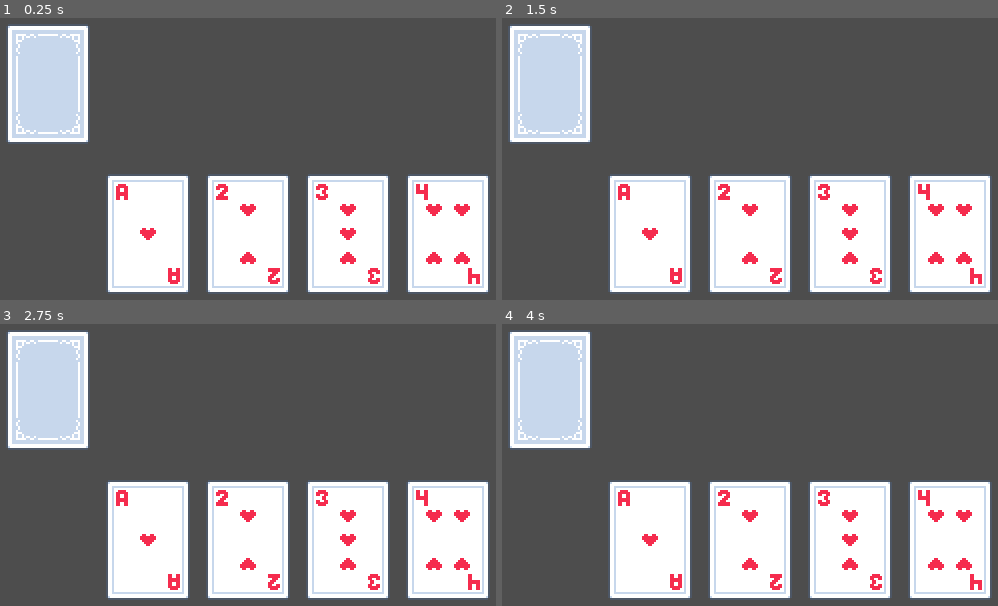
Above: before the commit, frames 1-4 (two rows, left to right).
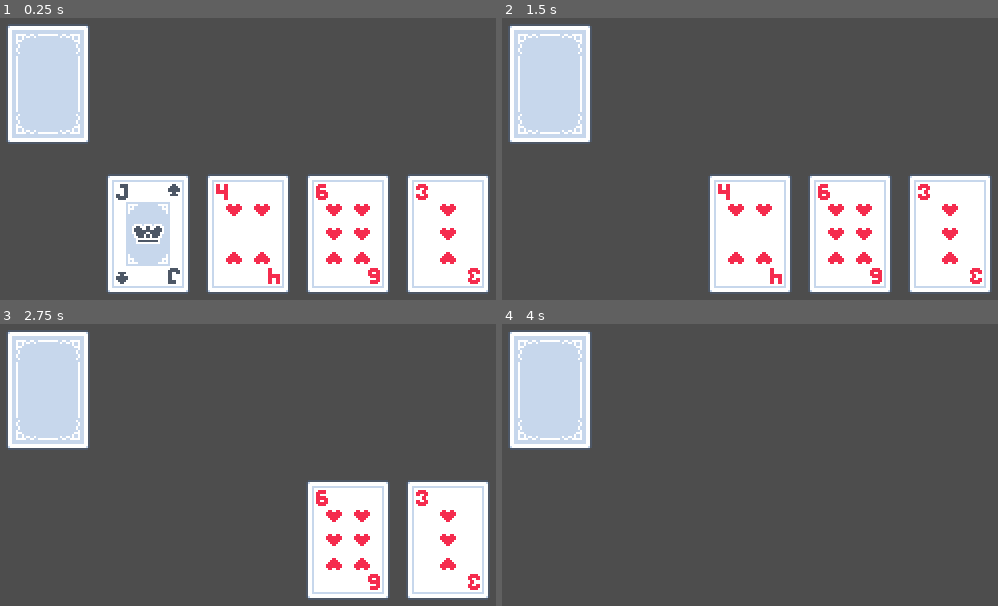
Above: after the commit, the same moments.

Repository: mateushhh/scoundrel
Game: Godot game, scene res://scenes/game.tscn
Two runs of this game, one before a commit and one after it. Both use one fixed random seed, a clock stepped at 60 frames per second and the inputs below.
Inputs (mouse positions are in pixels of both pictures, inside the frame that each line leads up to):
- Up to frame 1 (0.25 s): no input
- Up to frame 2 (1.5 s): tap Enter at 0.5 s; move the mouse to (551, 82) at 0.52 s; press the mouse at (551, 82) at 0.53 s; tap Space at 1.25 s; move the mouse to (650, 235) at 1.27 s; release the mouse at (650, 235) at 1.28 s; click (650, 235) at 1.35 s
- Up to frame 3 (2.75 s): tap Enter at 2 s; move the mouse to (248, 541) at 2.02 s; press the mouse at (248, 541) at 2.03 s
- Up to frame 4 (4 s): tap Space at 2.75 s; move the mouse to (849, 541) at 2.77 s; release the mouse at (849, 541) at 2.78 s; click (849, 541) at 2.85 s; tap Enter at 3.5 s; move the mouse to (948, 541) at 3.52 s; press the mouse at (948, 541) at 3.53 s

The runs differ from the first frame. In frame 1, 4.3% of the frame differs, in the area x 23-97%, y 58-95%; in frame 2, 9.4%; in frame 3, 16%; in frame 4, 29%, in the area x 21-99%, y 55-98%.

Commit message:
Added signal logic

Diff:
--- a/scenes/game.tscn
+++ b/scenes/game.tscn
@@ -24,3 +24,25 @@
 [node name="Card4" parent="." instance=ExtResource("1_uwrxv")]
 position = Vector2(500, 250)
 rank = 4
+
+[node name="Control" type="Control" parent="."]
+layout_direction = 2
+layout_mode = 3
+anchors_preset = 0
+offset_right = 800.0
+offset_bottom = 600.0
+
+[node name="ProgressBar" type="ProgressBar" parent="Control"]
+layout_mode = 1
+anchors_preset = 5
+anchor_left = 0.5
+anchor_right = 0.5
+offset_left = -100.0
+offset_top = 20.0
+offset_right = 100.0
+offset_bottom = 47.0
+grow_horizontal = 2
+size_flags_horizontal = 4
+max_value = 20.0
+step = 1.0
+value = 15.0
--- a/scripts/card.gd
+++ b/scripts/card.gd
@@ -6,6 +6,8 @@
 # ♦ - A, 2, 3, 4, 5, 6, 7, 8, 9, 10, J, Q, K, Reverse
 # ♣ - A, 2, 3, 4, 5, 6, 7, 8, 9, 10, J, Q, K, JokerR
 # ♠ - A, 2, 3, 4, 5, 6, 7, 8, 9, 10, J, Q, K, JokerB
+
+signal card_clicked(card_instance)
 
 const x_offset = 11
 const y_offset = 2
@@ -46,10 +48,10 @@
 	var h: int = 60
 
 	if(face_up):
-		x = x_offset + x_grid_offset*(rank-1)
-		y = y_offset + y_grid_offset*(suit)
+		x = x_offset + x_grid_offset * (rank-1)
+		y = y_offset + y_grid_offset * (suit)
 	else:
-		x = x_offset + x_grid_offset*13
+		x = x_offset + x_grid_offset * 13
 		y = y_offset + y_grid_offset
 
 	var region = Rect2(x,y,w,h)
@@ -60,9 +62,9 @@
 	suit = new_suit
 	rank = new_rank
 
-func action():
-	print("akcja")
-	return
+#func action():
+#	print("Action: ", Suit.find_key(suit), " ", rank)
+#	return [suit, rank]
 
 func _ready() -> void:
 	update_visuals()
@@ -72,5 +74,6 @@
 
 func _on_area_2d_input_event(viewport: Node, event: InputEvent, shape_idx: int) -> void:
 	if (event.is_action_pressed("click")):
-		action()
+		#action()
+		card_clicked.emit(self)
 		viewport.set_input_as_handled()
--- a/scripts/deck.gd
+++ b/scripts/deck.gd
@@ -1,60 +1,60 @@
 extends Node2D
+class_name Deck
+
+signal deck_clicked
 
 var card_scene = preload("res://scenes/card.tscn")
-@export var cards = []
+var cards: Array[Card] = []
 
 func _ready() -> void:
 	print("Creating Deck")
-	$".".remove_child($Card)
 	for suit in Card.Suit.values():
 		for rank in range(1,14):
 			var card = card_scene.instantiate()
-			#$".".add_child(card)
+			cards.append(card)
 			card.setup(suit, rank)
 			card.face_up = false
-			#card.z_index = cards.size() + 1
-			cards.append(card)
-			print(suit, " ", rank)
+			#print(suit, " ", rank)
 	print("Deck Created size: ", cards.size())
 	return
 
-func update_visuals():
-	for i in range(cards.size()):
-		var card = cards[i]
-		card.face_up = false
-		card.z_index = i+1
-
 func shuffle() -> void:
 	cards.shuffle()
-	update_visuals()
+	print(cards)
 	print("Deck Shuffled")
+
+#func action():
+#	print("Action: Deck")
+#	return
 
 func push_front(card: Card) -> void:
 	cards.push_front(card);
-	update_visuals()
-	print("Added ", card.suit, "-", card.rank, " at the beginning of the array")
+	card.face_up = false
+	print("Added ", Card.Suit.find_key(card.suit), "-", card.rank, " at the beginning of the array")
 
 func push_back(card: Card) -> void:
 	cards.push_back(card);
-	update_visuals()
-	print("Added ", card.suit, "-", card.rank, " at the end of the array")
+	card.face_up = false
+	print("Added ", Card.Suit.find_key(card.suit), "-", card.rank, " at the end of the array")
 
 func pop_front() -> Card:
-	var card = cards.pop_front();
+	var card: Card = cards.pop_front();
+	if(card == null):
+		return null
 	card.face_up = true
-	card.z_index = 2
-	update_visuals()
-	print("Removed ", card.suit, "-", card.rank, " from the end of the array")
+	print("Removed ", Card.Suit.find_key(card.suit), "-", card.rank, " from the beginning of the array")
 	return card
 
 func pop_back() -> Card:
 	var card = cards.pop_back();
+	if(card == null):
+		return null
 	card.face_up = true
-	card.z_index = 2
-	update_visuals()
-	print("Removed ", card.suit, "-", card.rank, " from the beginning of the array")
+	print("Removed ", Card.Suit.find_key(card.suit), "-", card.rank, " from the end of the array")
 	return card
 
 func _on_area_2d_input_event(viewport: Node, event: InputEvent, shape_idx: int) -> void:
 	if (event.is_action_pressed("click")):
-		print("deck clicked")
+		#action()
+		deck_clicked.emit()
+		viewport.set_input_as_handled()
--- a/scripts/game.gd
+++ b/scripts/game.gd
@@ -1,6 +1,70 @@
 extends Node2D
 
+var card_scene = preload("res://scenes/card.tscn")
+var deck_scene = preload("res://scenes/deck.tscn")
+
+const card_pos_x = 200
+const card_pos_y = 250
+const card_gap_x = 100
+const deck_pos_x = 100
+const deck_pos_y = 100
+
+var deck: Deck
+var cards: Array[Card] = []
+var health: int = 20
+var weapon: int = 0
+var last_weapon_use: int = 0
+
 func _ready() -> void:
+	var children = $".".get_children()
+	for child in children:
+		remove_child(child)
+
+	deck = deck_scene.instantiate()
+	$".".add_child(deck)
+	deck.shuffle()
+	deck.position = Vector2(deck_pos_x, deck_pos_y)
+	deck.deck_clicked.connect(_on_deck_clicked)
+
+	#Starting 4 cards
+	for i in range(4):
+		var card = deck.pop_front()
+		$".".add_child(card)
+		cards.append(card)
+		card.card_clicked.connect(_on_card_clicked)
+
+	update_visuals()
+
+func update_visuals():
+	var i = 0
+	for card in cards:
+		card.position = Vector2(card_pos_x + i * card_gap_x, card_pos_y)
+		i+=1
+
+func _on_card_clicked(card: Card):
+	print("clicked card: ", card.colour, " ", card.suit, " ", card.rank)
+	var card_rank = card.rank
+	# Ace
+	if(card.rank == 1):
+		card_rank = 14
+	if(card.colour == Card.Colour.BLACK):
+		print("take ", card_rank, " dmg")
+		if ((last_weapon_use == 0) or (card_rank < last_weapon_use)):
+			health -= max(0, card_rank - weapon)
+		else:
+			health -= card_rank
+	elif(card.suit == Card.Suit.HEARTS):
+		print("heal ", card_rank, " hp")
+		health = max(20, health + card_rank)
+	elif(card.suit == Card.Suit.DIAMONDS):
+		print("add ", card_rank, " hitpower")
+		weapon = card_rank
+		last_weapon_use = 0
+	$".".remove_child(card)
+	return
+
+func _on_deck_clicked():
+	print("deck clicked")
 	pass
 
 func _process(delta: float) -> void:
